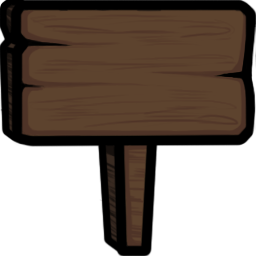
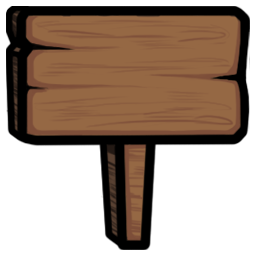
The second 256×256 image is a revision of the first. Changes to its layers:
added group "Group 1" with 4 layers above "Layer 2" over box(6, 6, 250, 250)
moved "Layer 2 copy" into group "Group 1", painted on it over box(0, 0, 256, 256)
moved "Layer 4" into group "Group 1", painted on it over box(0, 4, 249, 249)
moved "Layer 3" into group "Group 1", painted on it over box(4, 1, 251, 253)
